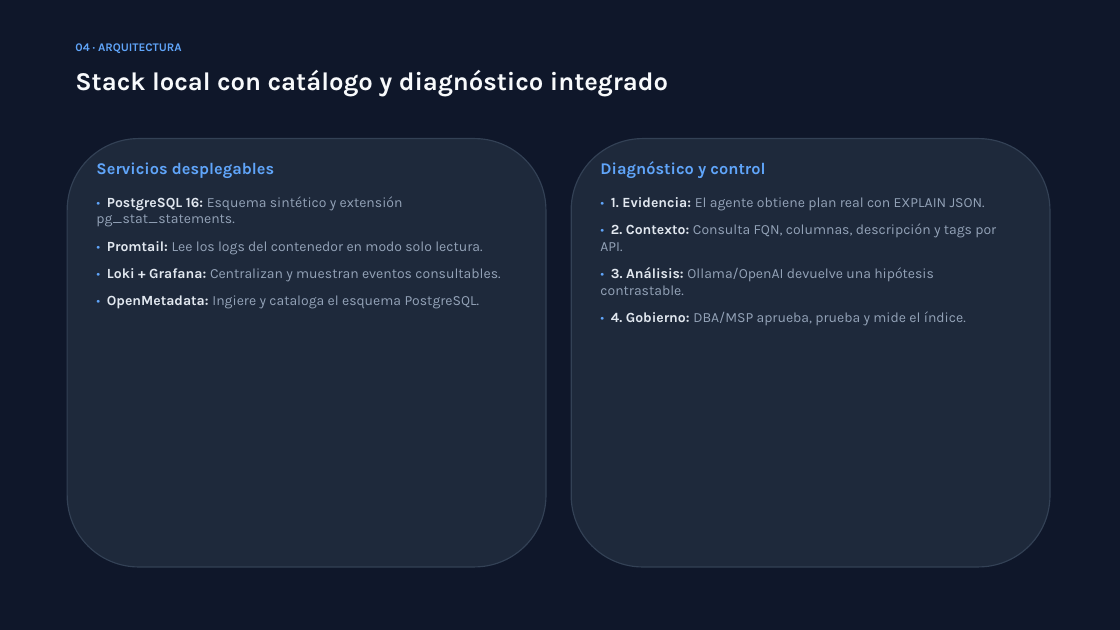
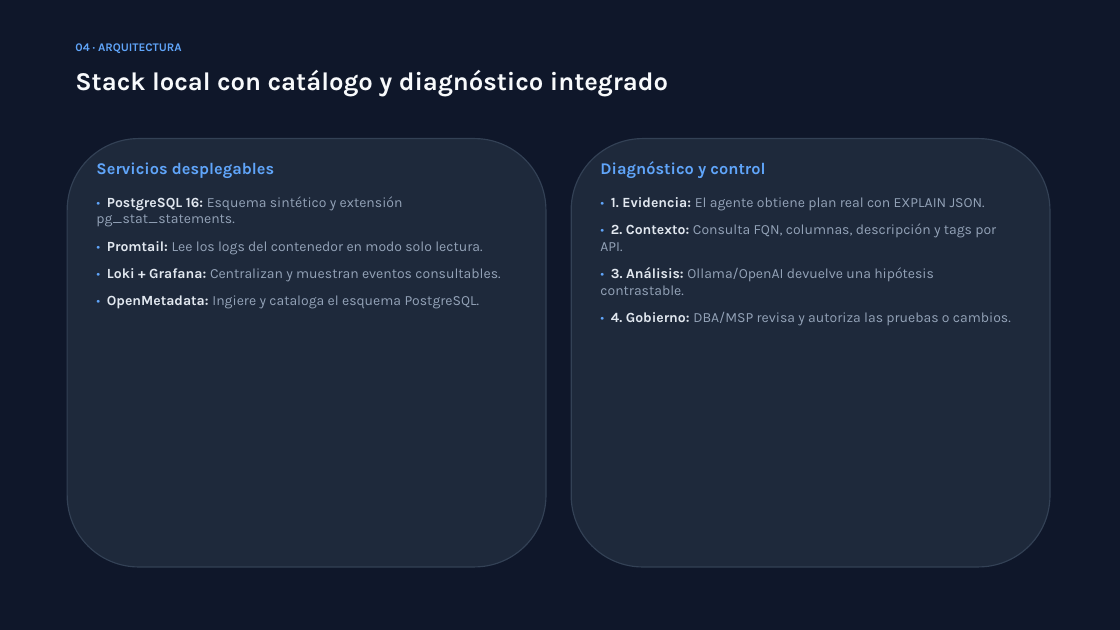
Before and after one commit to EmilyCayambe/Openmetadata, a slide deck: slide 5 of presentacion/Presentacion_Diagnostico_IA_OpenMetadata_MSP_Final.pptx. Drawn at 1120x630 pixels with LibreOffice and Linux fonts; fonts in the diff are those of the drawing. Boxes give left, top, right and bottom in pixels: in the first picture for what was removed or moved away, otherwise in the second. Text is boxed around its words. In the diff, an @@ line names an element or a change of style, - is before the commit and + after.

```diff
--- a/presentacion/Presentacion_Diagnostico_IA_OpenMetadata_MSP_Final.pptx
+++ b/presentacion/Presentacion_Diagnostico_IA_OpenMetadata_MSP_Final.pptx
@@ text at <box>611,312,1011,326</box>: text changed @@
-• 4. Gobierno: DBA/MSP aprueba, prueba y mide el índice.
+• 4. Gobierno: DBA/MSP revisa y autoriza las pruebas o cambios.
```
Also in this commit, not shown: 3 other slides changed, 6 other files.
